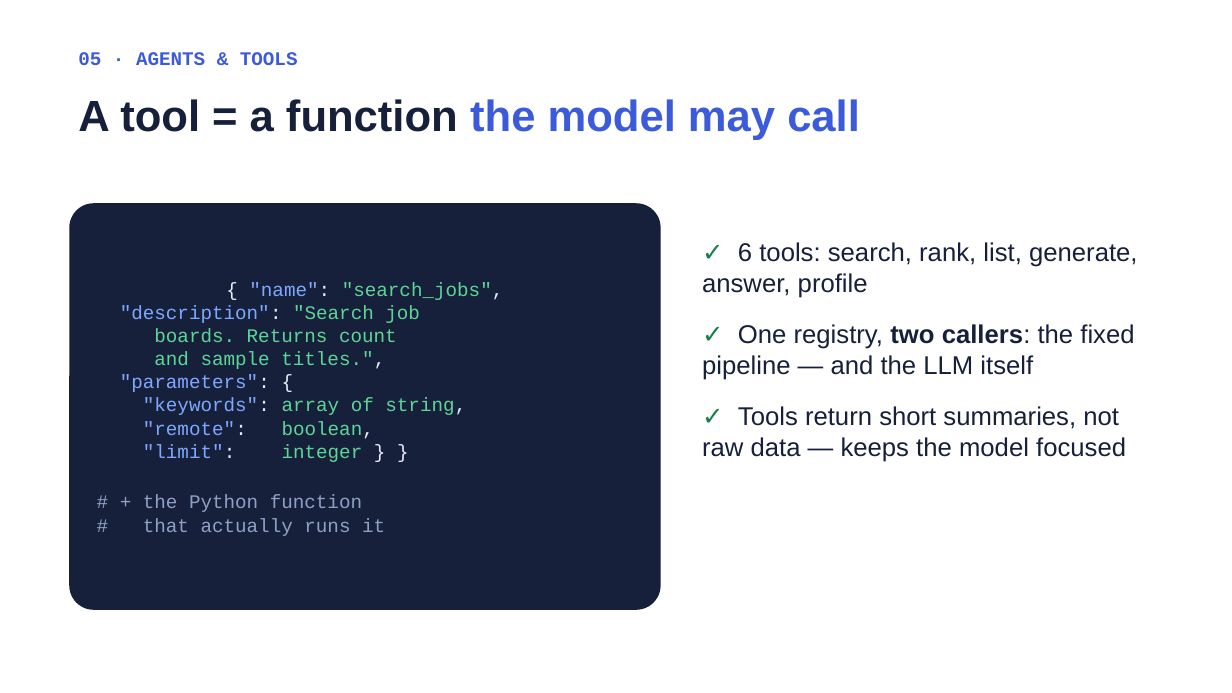
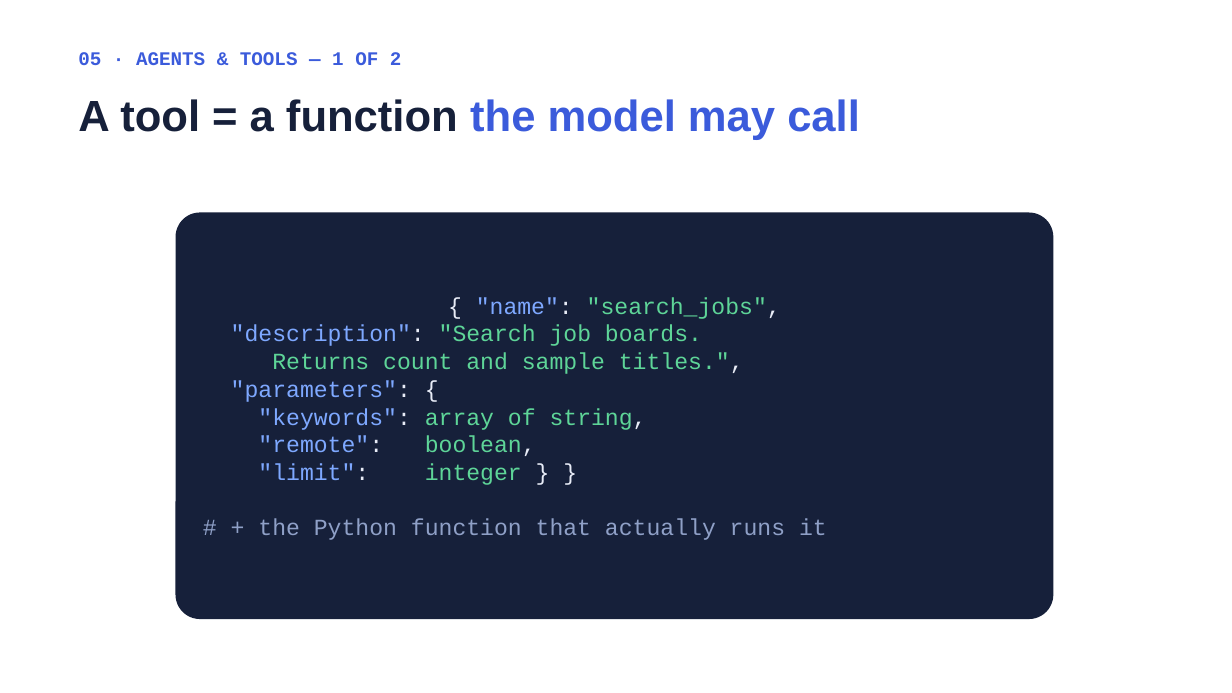
Before and after one commit to DavidZeff1/agent, a slide deck: slide 11 of presentation/Job Agent Presentation.pptx (slide 9 before the commit). Drawn at 1232x693 pixels with LibreOffice and Linux fonts; fonts in the diff are those of the drawing. Boxes give left, top, right and bottom in pixels: in the first picture for what was removed or moved away, otherwise in the second. Text is boxed around its words. In the diff, an @@ line names an element or a change of style, - is before the commit and + after.

```diff
--- a/presentation/Job Agent Presentation.pptx
+++ b/presentation/Job Agent Presentation.pptx
@@ text at bbox=[78, 52, 402, 65]: text changed @@
-05 · AGENTS & TOOLS
+05 · AGENTS & TOOLS — 1 OF 2
@@ rounded rectangle "{ "name": "search_jobs",": place and size @@
-rounded rectangle "{ "name": "search_jobs"," at bbox=[69, 203, 661, 610]
+rounded rectangle "{ "name": "search_jobs"," at bbox=[176, 213, 1054, 619]
@@ text removed at bbox=[702, 242, 1138, 462] @@
-✓ 6 tools: search, rank, list, generate, answer, profile
-✓ One registry, two callers: the fixed pipeline — and the LLM itself
-✓ Tools return short summaries, not raw data — keeps the model focused
@@ text in rounded rectangle at bbox=[231, 297, 781, 485]: size 15 to 18 pt in "{ "name": "search_jobs",", ""parameters": {", ""keywords": array of string,", ""remote": boolean," and 1 more places @@
@@ text in rounded rectangle at bbox=[231, 325, 744, 374]: text changed; size 15 to 18 pt @@
-"description": "Search job
-boards. Returns count
-and sample titles.",
+"description": "Search job boards.
+Returns count and sample titles.",
@@ text in rounded rectangle at bbox=[258, 519, 827, 540]: text changed; size 15 to 18 pt @@
-# + the Python function
-# that actually runs it
+# + the Python function that actually runs it
```
Also in this commit, not shown: 5 other slides changed, 9 slides added, 1 slide removed, 2 other files.
